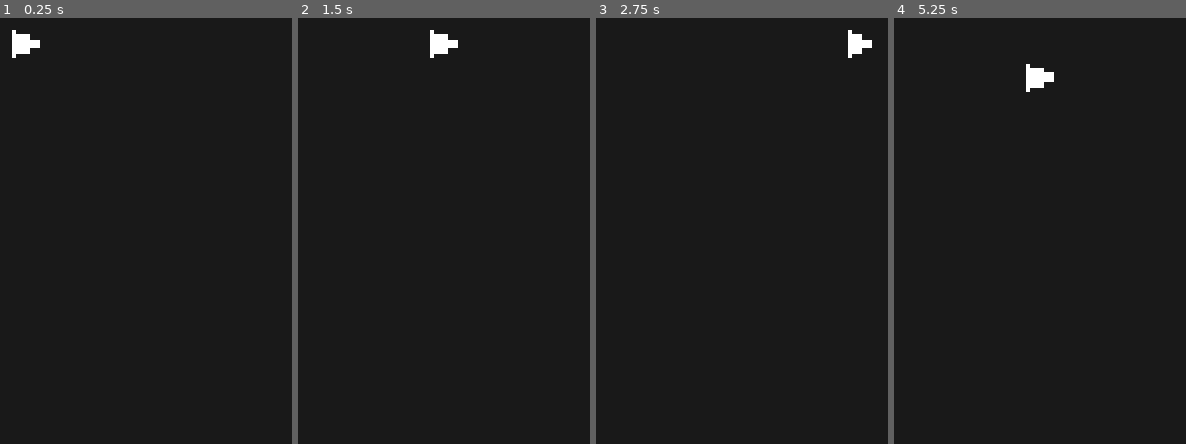
Above: before the commit, frames 1-4 (left to right).
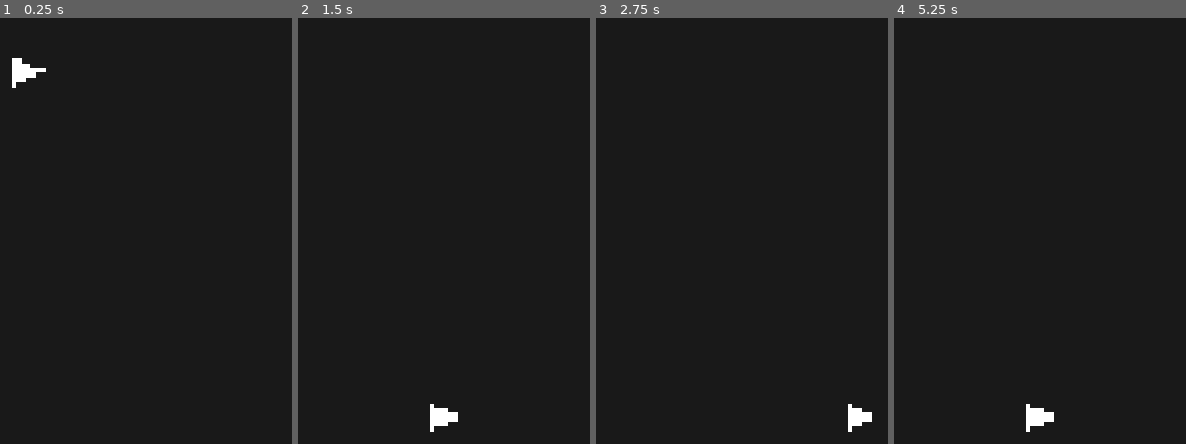
Above: after the commit, the same moments.

Repository: AlonKellner-RedHat/ricochet-game-v2
Game: Godot game, scene res://scenes/main.tscn
Two runs of this game, one before a commit and one after it. Both use one fixed random seed, a clock stepped at 60 frames per second and the inputs below.
Inputs (mouse positions are in pixels of both pictures, inside the frame that each line leads up to):
- Up to frame 1 (0.25 s): no input
- Up to frame 2 (1.5 s): tap Enter at 0.5 s; move the mouse to (outside the picture) at 0.52 s; hold D (move_right) 0.53-1.25 s; hold Shift 0.53-1.25 s; click (outside the picture) at 0.67 s; drag from (outside the picture) to (outside the picture) at 1.27 s
- Up to frame 3 (2.75 s): tap Space at 2 s; move the mouse to (outside the picture) at 2.02 s; hold D (move_right) from 2.03 s (still down); tap Ctrl at 2.1 s
- Up to frame 4 (5.25 s): release D (move_right) at 2.75 s; drag from (outside the picture) to (outside the picture) at 2.77 s; tap Enter at 3.5 s; move the mouse to (outside the picture) at 3.52 s; hold A (move_left) 3.53-4.25 s; tap Alt at 3.6 s; drag from (outside the picture) to (outside the picture) at 4.27 s; tap Space at 5 s; move the mouse to (999, 43) at 5.02 s; hold S (move_down) from 5.03 s (still down); hold Shift from 5.03 s (still down); click (999, 43) at 5.17 s

The runs differ from the first frame. In frame 1, 0.8% of the frame differs, in the area x 4-16%, y 2-17%; in frame 2, 0.8%; in frame 3, 0.6%; in frame 4, 0.8%.

Commit message:
Stage 2.5: Gravity-aware movement with jump
- Gravity from level_settings.gd export var (Vector2, default (0, 980))
- With gravity: A/D horizontal only, W jumps (400 u/s), S ignored
- Single jump, no double jump, no coyote time
- Zero gravity: WASD unchanged from Stage 2
- Floor collision body (StaticBody2D + SegmentShape2D) at y=1000
- Gravity only applied when airborne, velocity.y zeroed on floor
- 8 new tests (horizontal, jump, no-double-jump, floor landing, etc.)

Co-Authored-By: Claude Opus 4.6 <noreply@anthropic.com>

Diff:
--- a/scenes/main.tscn
+++ b/scenes/main.tscn
@@ -1,13 +1,26 @@
-[gd_scene format=3 uid="uid://bru25try0j4yd"]
+[gd_scene load_steps=4 format=3 uid="uid://bru25try0j4yd"]
 
 [ext_resource type="PackedScene" path="res://scenes/player.tscn" id="1"]
+[ext_resource type="Script" path="res://scripts/game/level_settings.gd" id="2"]
 
-[node name="Main" type="Node2D" unique_id=865442062]
+[sub_resource type="SegmentShape2D" id="floor_shape"]
+a = Vector2(0, 0)
+b = Vector2(1920, 0)
 
-[node name="Background" type="ColorRect" parent="." unique_id=2029836488]
+[node name="Main" type="Node2D"]
+script = ExtResource("2")
+gravity = Vector2(0, 980)
+
+[node name="Background" type="ColorRect" parent="."]
 offset_right = 1920.0
 offset_bottom = 1080.0
 color = Color(0.1, 0.1, 0.1, 1)
 
-[node name="Player" parent="." unique_id=437316658 instance=ExtResource("1")]
+[node name="Floor" type="StaticBody2D" parent="."]
+position = Vector2(0, 1000)
+
+[node name="FloorCollision" type="CollisionShape2D" parent="Floor"]
+shape = SubResource("floor_shape")
+
+[node name="Player" parent="." instance=ExtResource("1")]
 position = Vector2(960, 540)
--- /dev/null
+++ b/scripts/game/level_settings.gd
@@ -0,0 +1,3 @@
+extends Node2D
+
+@export var gravity := Vector2(0, 0)
--- a/scripts/game/player.gd
+++ b/scripts/game/player.gd
@@ -2,13 +2,38 @@
 
 const SPEED := 200.0
 const COLLISION_RADIUS := 12.0
+const JUMP_VELOCITY := 400.0
 
-func _physics_process(_delta: float) -> void:
-	var input_dir := Vector2(
-		Input.get_axis("move_left", "move_right"),
-		Input.get_axis("move_up", "move_down"),
-	)
-	if input_dir.length_squared() > 0.0:
-		input_dir = input_dir.normalized()
-	velocity = input_dir * SPEED
+func get_level_gravity() -> Vector2:
+	var parent := get_parent()
+	if parent and parent.has_method("get") and "gravity" in parent:
+		return parent.gravity
+	return Vector2.ZERO
+
+func has_level_gravity() -> bool:
+	return get_level_gravity().length_squared() > 0.0
+
+func _physics_process(delta: float) -> void:
+	var gravity_vec := get_level_gravity()
+
+	if has_level_gravity():
+		if not is_on_floor():
+			velocity += gravity_vec * delta
+		else:
+			velocity.y = 0.0
+
+		var horizontal := Input.get_axis("move_left", "move_right")
+		velocity.x = horizontal * SPEED
+
+		if is_on_floor() and Input.is_action_just_pressed("move_up"):
+			velocity.y = -JUMP_VELOCITY
+	else:
+		var input_dir := Vector2(
+			Input.get_axis("move_left", "move_right"),
+			Input.get_axis("move_up", "move_down"),
+		)
+		if input_dir.length_squared() > 0.0:
+			input_dir = input_dir.normalized()
+		velocity = input_dir * SPEED
+
 	move_and_slide()
--- /dev/null
+++ b/tests/test_stage2_5_gravity.gd
@@ -0,0 +1,104 @@
+extends GutTest
+
+var _player: CharacterBody2D
+var _main_scene: Node
+
+func before_each() -> void:
+	_main_scene = load("res://scenes/main.tscn").instantiate()
+	add_child_autofree(_main_scene)
+	_player = _main_scene.get_node("Player")
+
+func _set_gravity(g: Vector2) -> void:
+	_main_scene.gravity = g
+
+func test_stage2_5_gravity_horizontal_only() -> void:
+	_set_gravity(Vector2(0, 980))
+	var start_pos := _player.position
+	Input.action_press("move_right")
+	_simulate_physics(5)
+	Input.action_release("move_right")
+	assert_gt(_player.position.x, start_pos.x, "Player should move right with gravity")
+
+func test_stage2_5_jump_velocity() -> void:
+	_set_gravity(Vector2(0, 980))
+	await _wait_for_floor()
+	assert_true(_player.is_on_floor(), "Player should be on floor after falling")
+	var floor_y := _player.position.y
+	Input.action_press("move_up")
+	await _await_physics_frames(2)
+	Input.action_release("move_up")
+	assert_lt(_player.position.y, floor_y, "Player should move upward after jump")
+	assert_lt(_player.velocity.y, 0.0, "Velocity should be negative (upward) after jump")
+
+func test_stage2_5_single_jump_no_double() -> void:
+	_set_gravity(Vector2(0, 980))
+	await _wait_for_floor()
+	Input.action_press("move_up")
+	await _await_physics_frames(2)
+	Input.action_release("move_up")
+	var peak_velocity := _player.velocity.y
+	# Wait a few frames for gravity to slow the player
+	await _await_physics_frames(5)
+	# Try to jump again mid-air
+	Input.action_press("move_up")
+	await _await_physics_frames(2)
+	Input.action_release("move_up")
+	# Velocity should be increasing (less negative / more positive) due to gravity, not reset to jump velocity
+	assert_gt(_player.velocity.y, peak_velocity, "Should not double jump — velocity should increase from gravity")
+
+func test_stage2_5_horizontal_ad_only() -> void:
+	_set_gravity(Vector2(0, 980))
+	await _wait_for_floor()
+	var floor_pos := _player.position
+	Input.action_press("move_down")
+	_simulate_physics(5)
+	Input.action_release("move_down")
+	assert_almost_eq(_player.position.y, floor_pos.y, 2.0, "S key should not move player down with gravity")
+
+func test_stage2_5_zero_gravity_unchanged() -> void:
+	_set_gravity(Vector2(0, 0))
+	var start_pos := _player.position
+	Input.action_press("move_up")
+	_simulate_physics(5)
+	Input.action_release("move_up")
+	assert_lt(_player.position.y, start_pos.y, "W should move up in zero gravity")
+
+func test_stage2_5_gravity_causes_falling() -> void:
+	_set_gravity(Vector2(0, 980))
+	var start_pos := _player.position
+	_simulate_physics(10)
+	assert_gt(_player.position.y, start_pos.y, "Player should fall with gravity")
+
+func test_stage2_5_platform_landing() -> void:
+	_set_gravity(Vector2(0, 980))
+	await _wait_for_floor()
+	assert_true(_player.is_on_floor(), "Player should land on floor collision body")
+	var floor_y := _player.position.y
+	await _await_physics_frames(10)
+	assert_almost_eq(_player.position.y, floor_y, 2.0, "Player should stay on floor")
+
+func test_stage2_5_no_coyote_time() -> void:
+	_set_gravity(Vector2(0, 980))
+	await _wait_for_floor()
+	_player.position = Vector2(1920, _player.position.y)
+	_simulate_physics(2)
+	Input.action_press("move_up")
+	_simulate_physics(1)
+	Input.action_release("move_up")
+	assert_ne(_player.velocity.y, -400.0, "Should not jump after walking off edge (no coyote time)")
+
+func _simulate_physics(count: int) -> void:
+	var dt := get_physics_process_delta_time()
+	for i in count:
+		_player._physics_process(dt)
+
+func _await_physics_frames(count: int) -> void:
+	for i in count:
+		await get_tree().physics_frame
+
+func _wait_for_floor() -> void:
+	for i in 300:
+		await get_tree().physics_frame
+		if _player.is_on_floor():
+			return
+	push_warning("Player never reached floor after 300 physics frames")
--- a/tests/test_stage2_player.gd
+++ b/tests/test_stage2_player.gd
@@ -6,6 +6,7 @@
 func before_each() -> void:
 	_main_scene = load("res://scenes/main.tscn").instantiate()
 	add_child_autofree(_main_scene)
+	_main_scene.gravity = Vector2.ZERO
 	_player = _main_scene.get_node("Player")
 
 func test_stage2_player_speed_constant() -> void:
Not shown, added: scripts/game/level_settings.gd.uid
Not shown, added: tests/test_stage2_5_gravity.gd.uid
